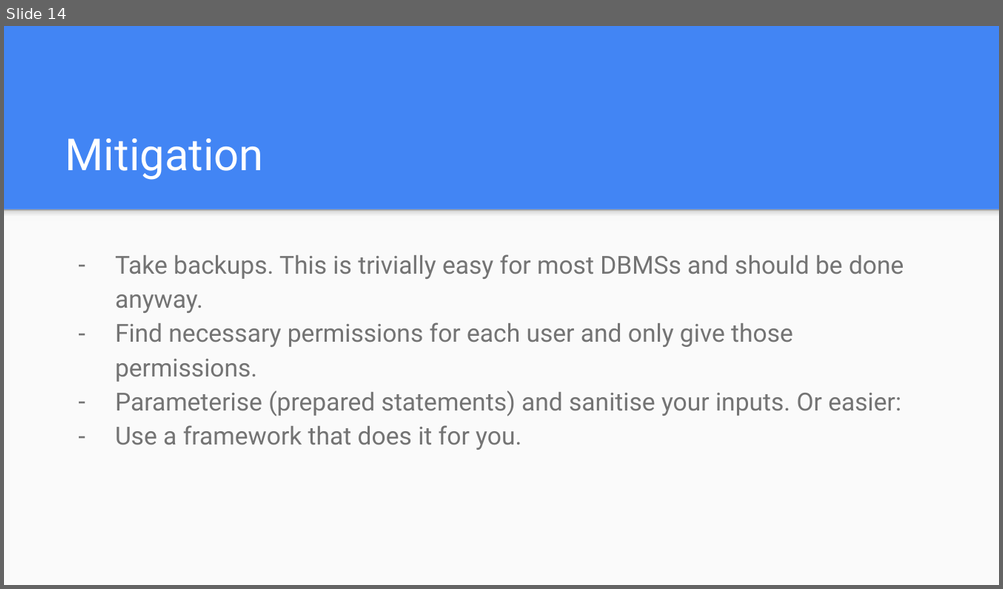
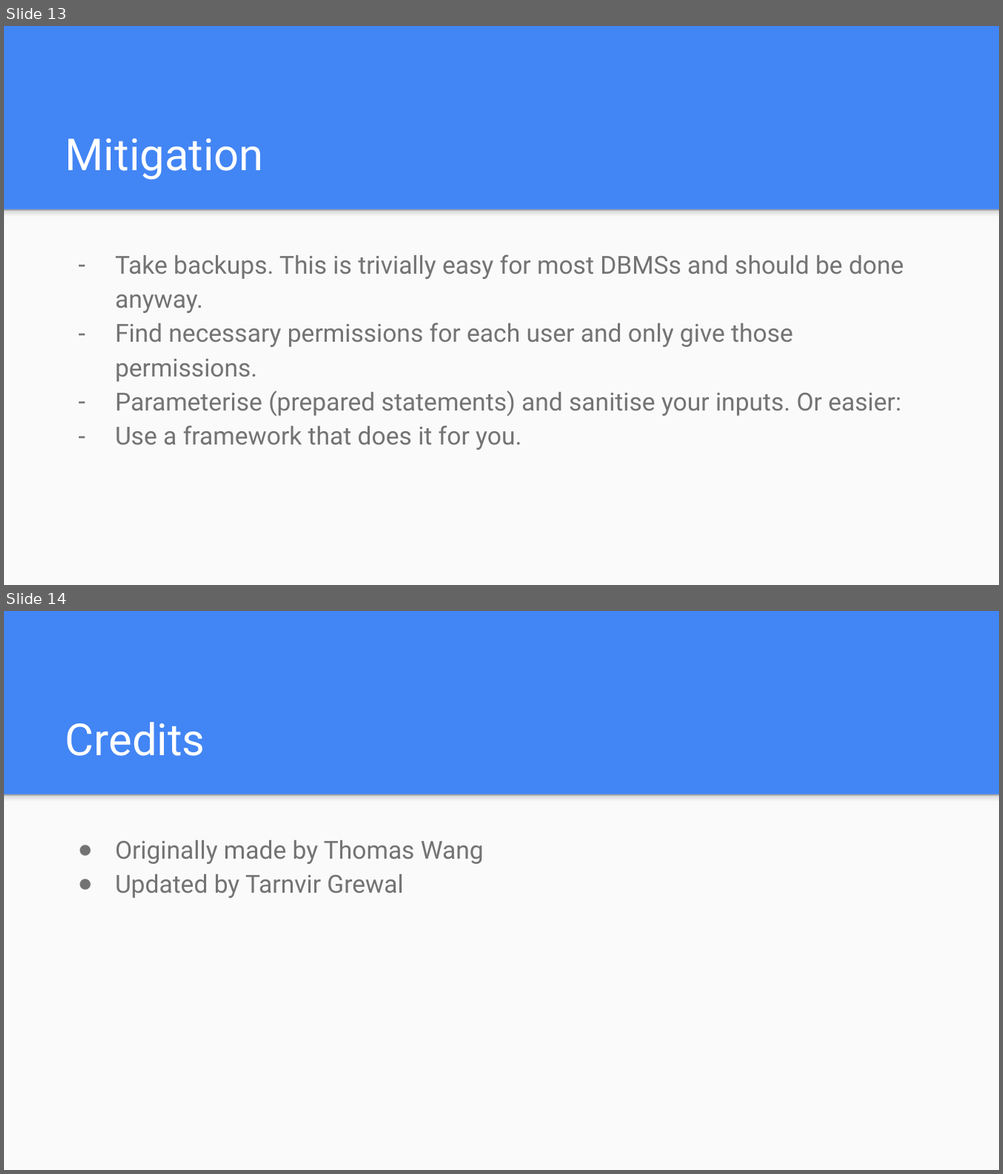
Before and after one commit to umisc/workshops, a slide deck: Workshop_2/Session 2 - SQL Injections.pptx. Shown one above the other, each under a label of ours: slide 14 before the commit, slides 13 and 14 after it. The pictures are 1003x589 and 1003x1174 pixels, drawn with LibreOffice and Linux fonts; fonts in the diff are those of the drawing. Boxes give left, top, right and bottom in pixels: in the first picture for what was removed or moved away, otherwise in the second. Text is boxed around its words. In the diff, an @@ line names an element or a change of style, - is before the commit and + after.

Commit message:
Made changes to slides and added credits to authors

```diff
--- a/Workshop_2/Session 2 - SQL Injections.pptx
+++ b/Workshop_2/Session 2 - SQL Injections.pptx
@@ slide 14 added at [4,611,999,1170], background #4285F4; not listed: 2 template elements that a slide beside it also shows @@
@@ title added at [65,722,205,756], 32 pt, text #FFFFFF @@
+Credits
@@ text added at [115,840,484,898], 18 pt, text #737373 @@
+● Originally made by Thomas Wang
+● Updated by Tarnvir Grewal
@@ what was slide 14 is now slide 13 @@
```
Also in this commit, not shown: 3 slides changed, 1 slide removed, 3 other files.
